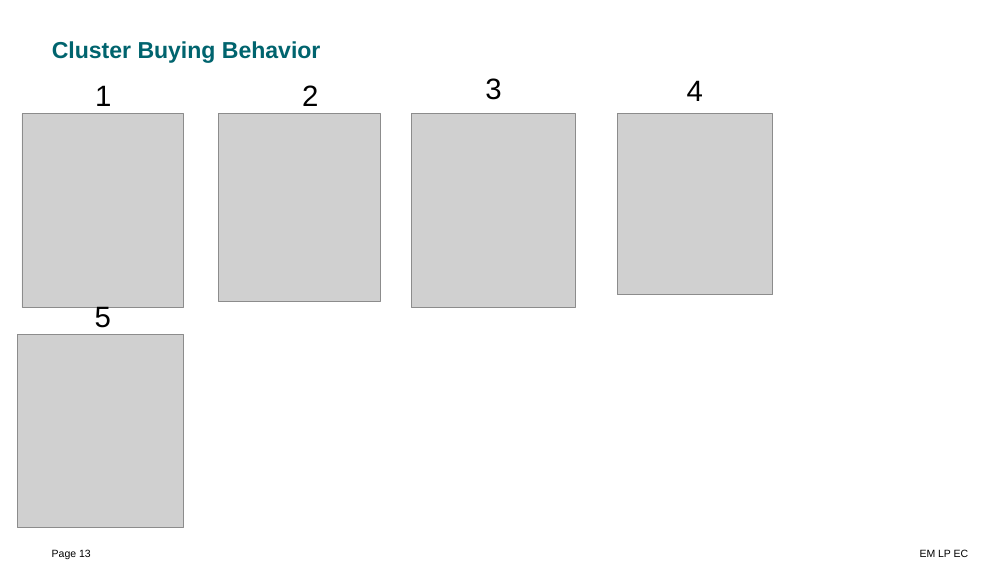
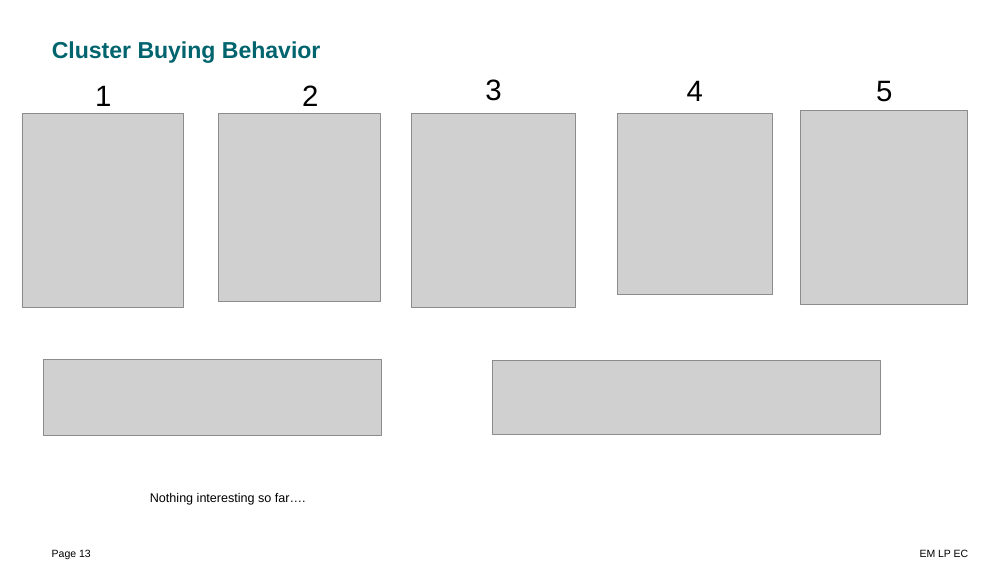
Before and after one commit to addiwei/Cap, a slide deck: slide 13 of InstaCart Customer Insights.pptx. Drawn at 1008x567 pixels with LibreOffice and Linux fonts; fonts in the diff are those of the drawing; grey boxes stand for pictures. Boxes give left, top, right and bottom in pixels: in the first picture for what was removed or moved away, otherwise in the second. Text is boxed around its words. In the diff, an @@ line names an element or a change of style, - is before the commit and + after.

Commit message:
pres

```diff
--- a/InstaCart Customer Insights.pptx
+++ b/InstaCart Customer Insights.pptx
@@ text "5": place and size @@
-text "5" at bbox=[95, 303, 111, 328]
+text "5" at bbox=[876, 80, 892, 102]
@@ picture: place and size @@
-picture at bbox=[17, 334, 184, 527]
+picture at bbox=[801, 111, 967, 305]
@@ picture added at bbox=[43, 359, 382, 435] @@
@@ picture added at bbox=[493, 360, 881, 434] @@
@@ text added at bbox=[150, 493, 306, 505], 12 pt, text #000000 @@
+Nothing interesting so far….
```
